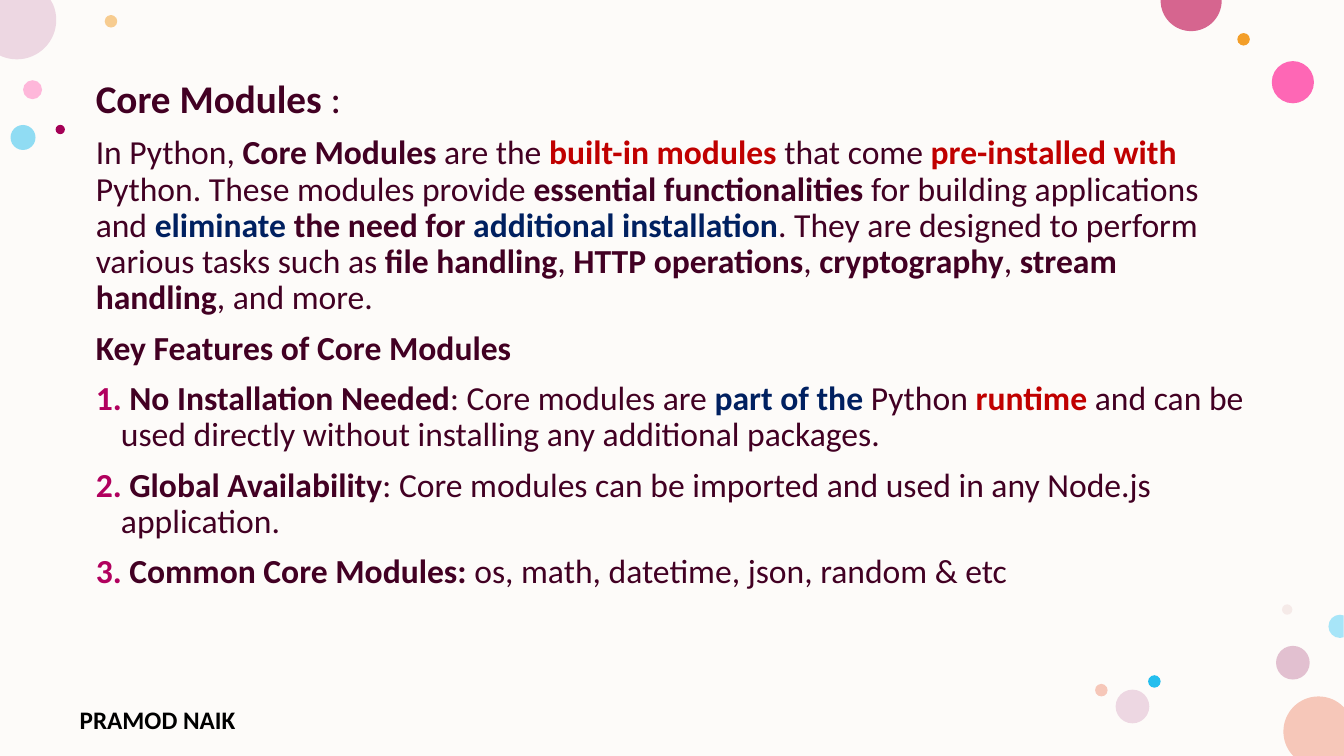
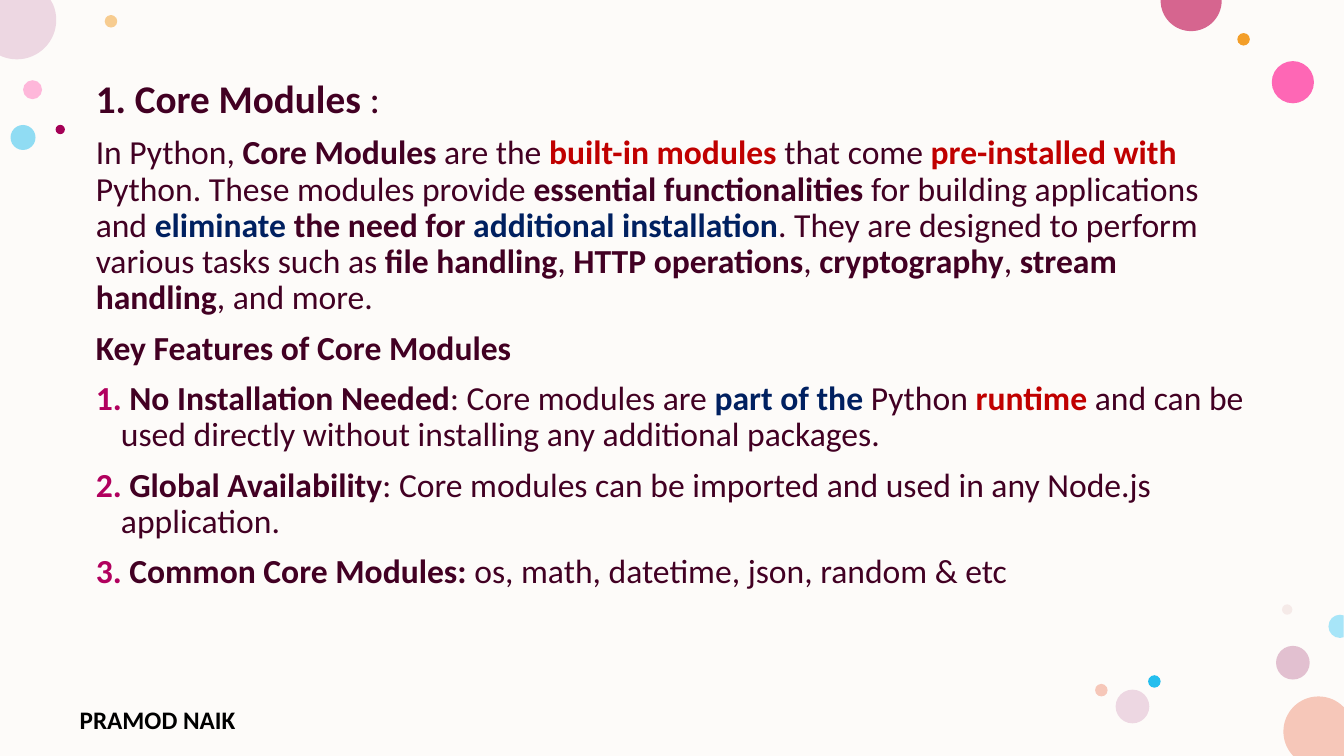
Before and after one commit to PRAMODNAIK-DEV/Backend-Dev-using-Python-FastAPI, a slide deck: slide 3 of FastAPI/FastAPI- Intermediate.pptx. Drawn at 1344x756 pixels with LibreOffice and Linux fonts; fonts in the diff are those of the drawing; background and template pictures are left out. Boxes give left, top, right and bottom in pixels: in the first picture for what was removed or moved away, otherwise in the second. Text is boxed around its words. In the diff, an @@ line names an element or a change of style, - is before the commit and + after.

```diff
--- a/FastAPI/FastAPI- Intermediate.pptx
+++ b/FastAPI/FastAPI- Intermediate.pptx
@@ text at bbox=[96, 85, 361, 114]: text changed @@
-Core Modules :
+1. Core Modules :
```
Also in this commit, not shown: 7 other slides changed, 18 slides added, 6 slides removed, 5 other files.
